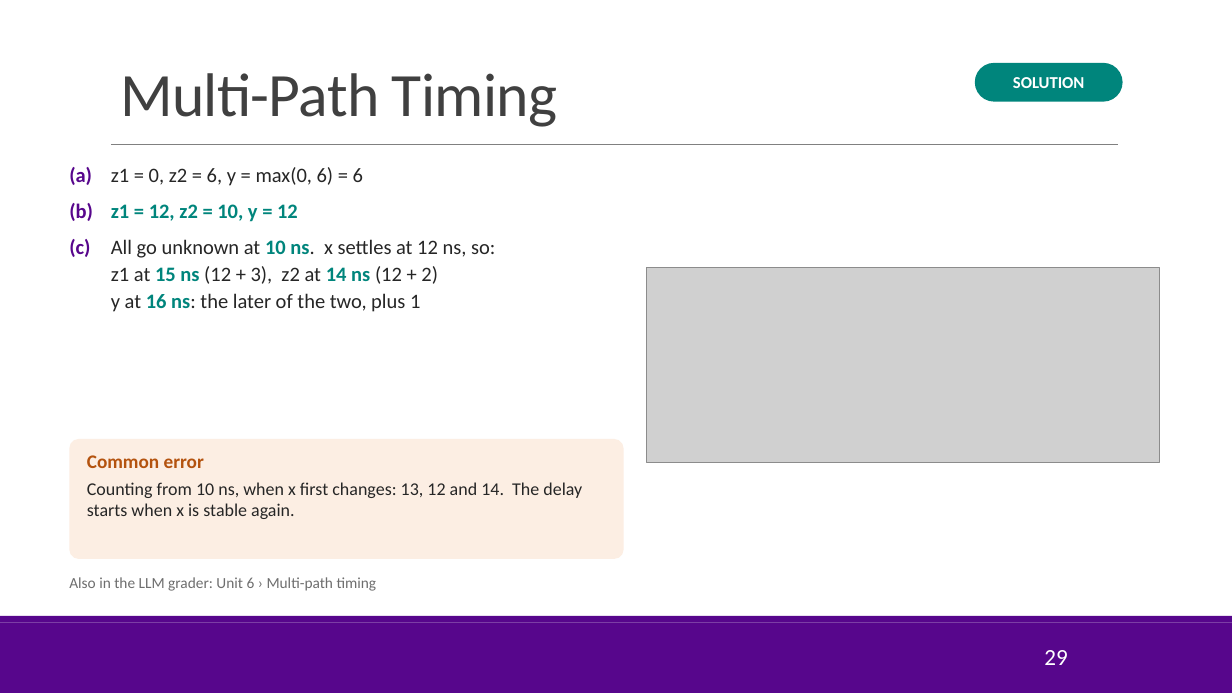
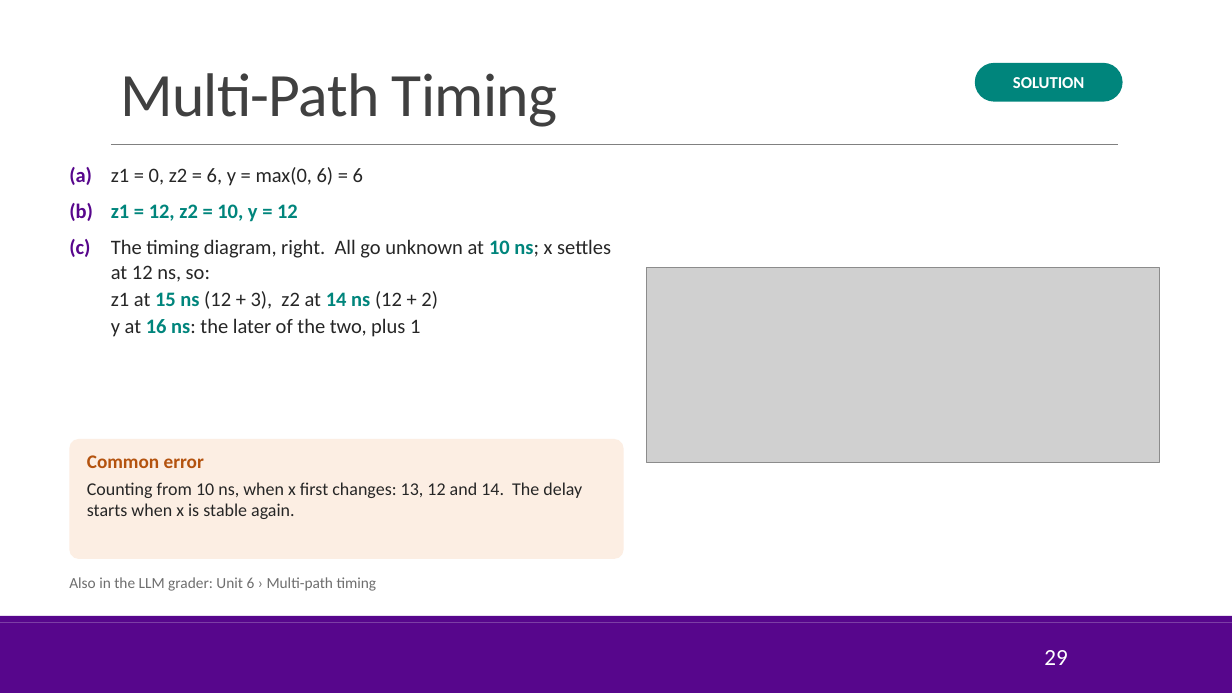
Before and after one commit to sdrangan/hwdesign, a slide deck: slide 29 of units/unit06_timing/timing.pptx. Drawn at 1232x693 pixels with LibreOffice and Linux fonts; fonts in the diff are those of the drawing; grey boxes stand for pictures; background and template pictures are left out. Boxes give left, top, right and bottom in pixels: in the first picture for what was removed or moved away, otherwise in the second. Text is boxed around its words. In the diff, an @@ line names an element or a change of style, - is before the commit and + after.

```diff
--- a/units/unit06_timing/timing.pptx
+++ b/units/unit06_timing/timing.pptx
@@ text at [69,239,611,282]: text changed @@
-(c) All go unknown at 10 ns. x settles at 12 ns, so:
+(c) The timing diagram, right. All go unknown at 10 ns; x settles at 12 ns, so:
```
Also in this commit, not shown: 5 other slides changed, 17 other files.
